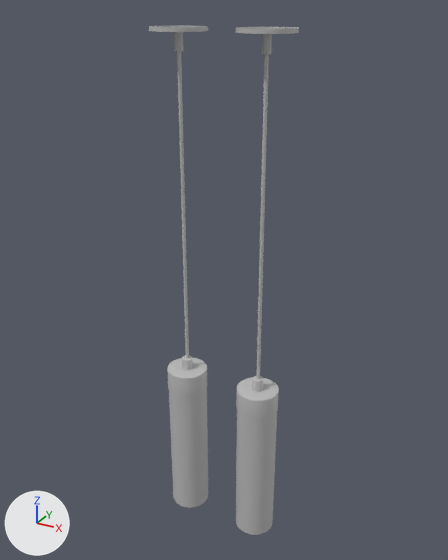
The FBX model Assets/Greybox Assets/GreyBoxModels/Hanging Light.fbx, before and after one commit.
Rendered twice from a 50 mm lens placed at (0.524, -0.942, 0.46), pointed at (-0.006, 0.021, -0.022). The lights are fixed; the arrows at lower left show +X, +Y and +Z. Where no turn or scale is listed for an object, it has been applied to the vertices. Vertices at the same position are counted once.

In view in the first picture: 'Hanging_Lamp'.
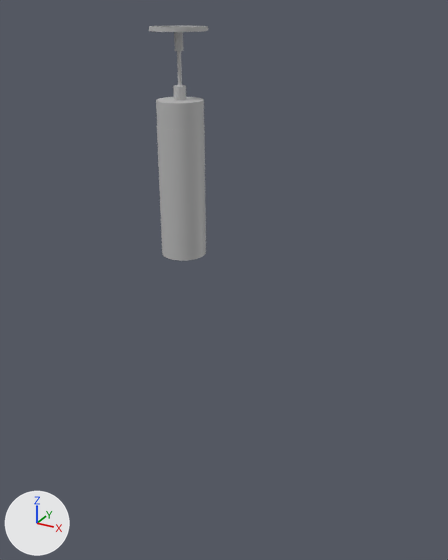
The newer file is also turned or shifted as a whole; pictures and numbers use the older file's frame.

Scene script edits in JSON lines:
```json
{"block": "me_mesh", "where": "# used by ob_hanging_lamp; location = (0.0, 0.0, 0.0)"}
{"op": "remove", "block": "me_mesh", "code": "me_mesh.from_pydata(...)  # 1060 vertices, 838 faces; spans x -0.131..0.131, y -0.048..0.05, z -0.571..0.431"}
{"op": "add", "block": "me_mesh", "code": "me_mesh.from_pydata(...)  # 698 vertices, 611 faces; spans x -0.131..-0.033, y -0.048..0.05, z 0.028..0.431"}
{"block": "me_mesh", "change": "me_mesh part 1: the loose piece of 96 vertices spanning x -0.092..-0.071, y -0.012..0.01, z -0.229..-0.205 is moved by (0.0, 0.0, 0.541)"}
{"block": "me_mesh", "change": "me_mesh part 2: a new loose piece of 192 vertices spanning x -0.124..-0.039, y -0.043..0.041, z 0.028..0.313, in mat_lambert2 (grey #bcbcbc)"}
{"block": "me_mesh", "change": "me_mesh part 3: 7 loose pieces with 674 vertices, spanning x -0.123..0.131, y -0.048..0.05, z -0.571..0.431, are deleted"}
{"block": "me_mesh", "change": "me_mesh part 4"}
{"block": "me_mesh", "change": "35 vertices are removed from x -0.085..-0.078, y -0.003..0.004, z -0.208..0.392"}
{"block": "me_mesh", "change": "48 faces are deleted"}
{"block": "me_mesh", "change": "140 vertices are added at x -0.089..-0.074, y -0.006..0.008, z 0.333..0.392"}
{"block": "me_mesh", "change": "15 new vertices lie (0.0, 0.0, -0.058) away from vertices in x -0.085..-0.078, y -0.003..0.004, z 0.391"}
{"block": "me_mesh", "change": "168 new faces join them"}
```

Changed parts and their boxes [x1, y1, x2, y2] in the pictures (448 x 560 px; the box of a moved part takes in the faces that stretch with it):
```json
{"object": "Hanging_Lamp", "change": "reshaped", "before": [149, 26, 299, 535], "after": [149, 26, 208, 261], "on screen": "60% narrower, 54% shorter"}
{"part": 1, "of": "me_mesh", "change": "moved or reshaped", "before": [182, 355, 192, 370], "after": [173, 85, 186, 101]}
{"part": 2, "of": "me_mesh", "change": "added", "after": [156, 97, 206, 261]}
{"part": 3, "of": "me_mesh", "change": "deleted", "before": [167, 27, 299, 535]}
{"part": 4, "of": "me_mesh", "change": "built on", "before": [177, 51, 189, 358], "after": [177, 51, 182, 86]}
```
